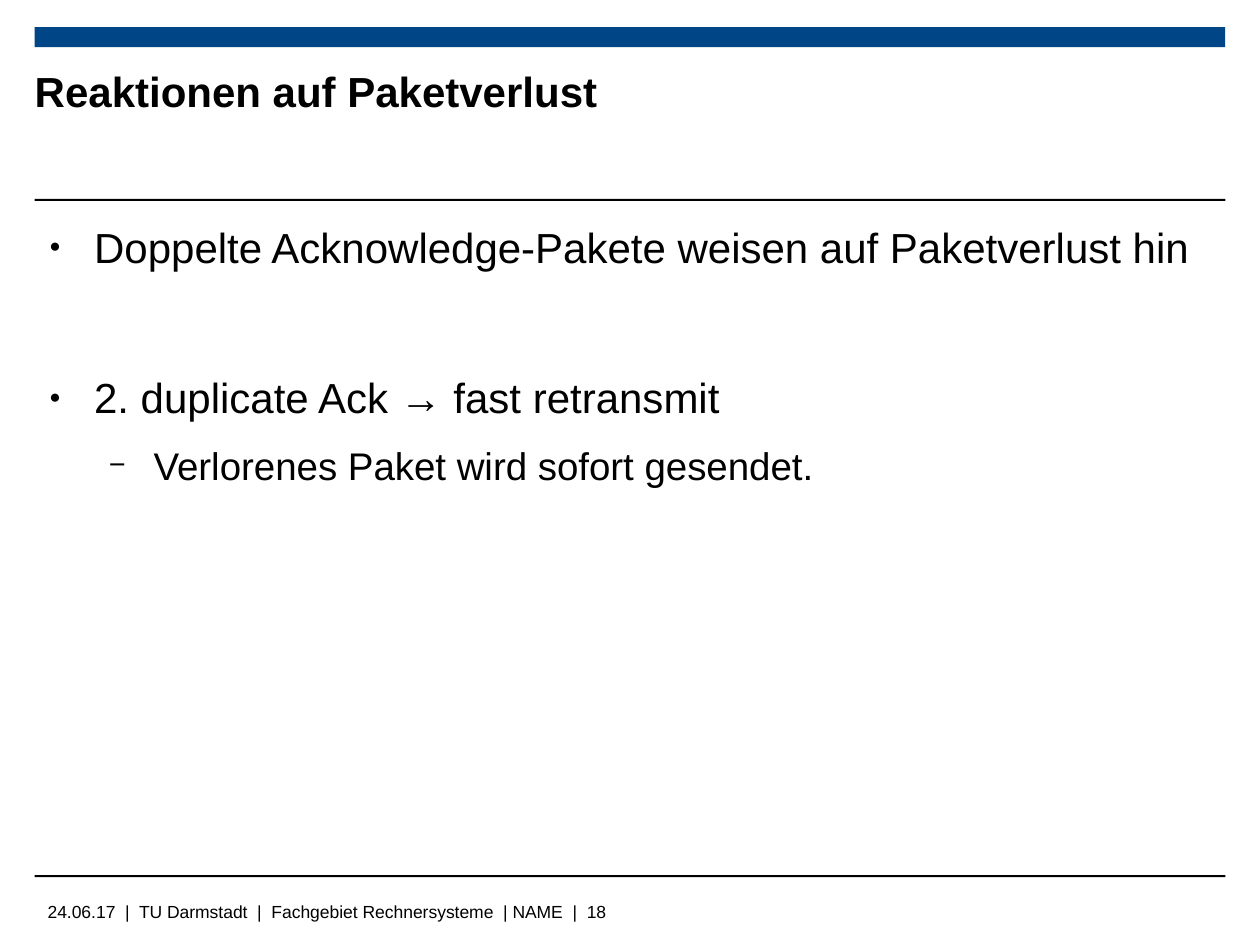
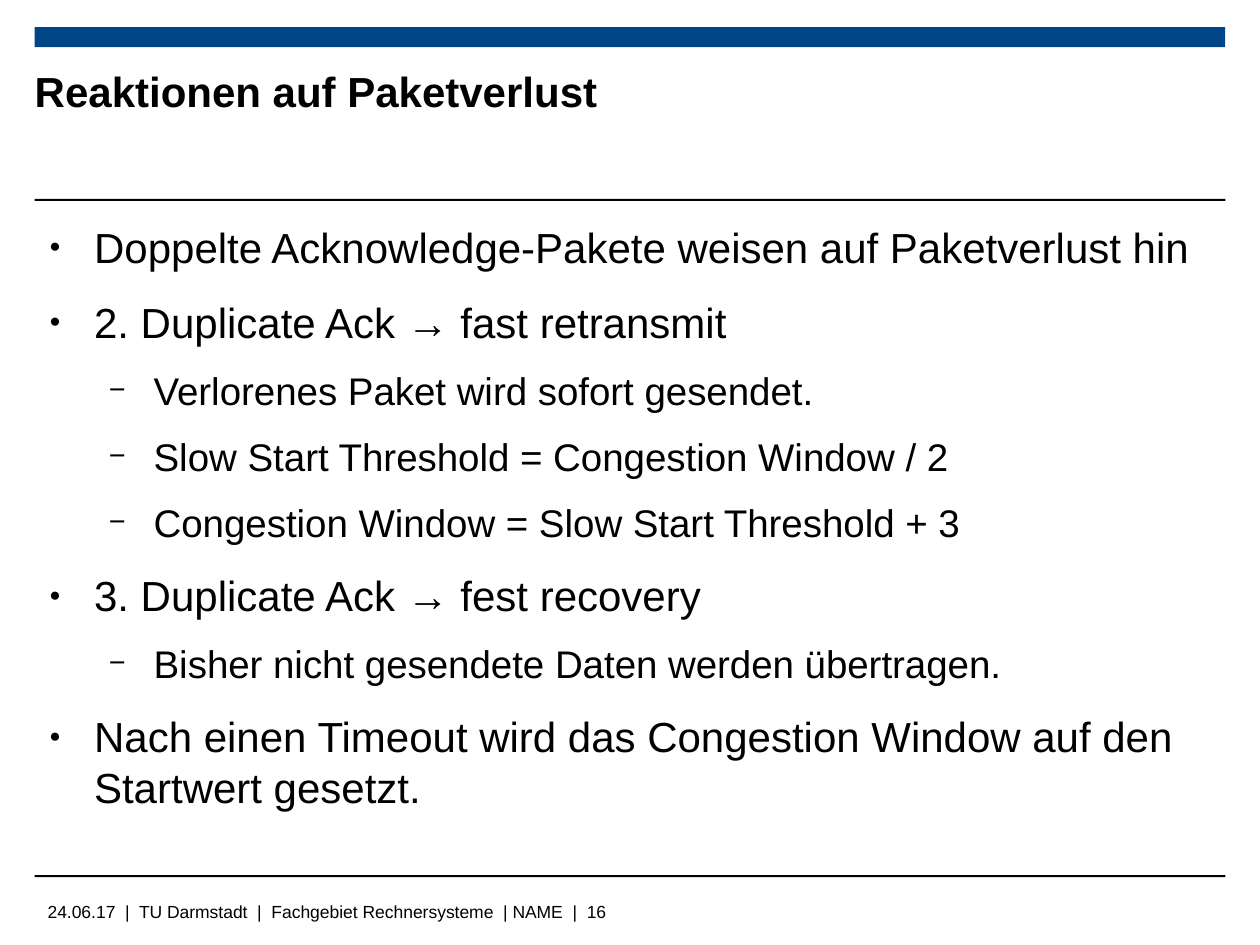
Before and after one commit to Wiero/Bachelorarbeit, a slide deck: slide 16 of Bachelorpräsenation.odp (slide 18 before the commit). Drawn at 1260x945 pixels with LibreOffice and Linux fonts; fonts in the diff are those of the drawing; background and template pictures are left out. Boxes give left, top, right and bottom in pixels: in the first picture for what was removed or moved away, otherwise in the second. Text is boxed around its words. In the diff, an @@ line names an element or a change of style, - is before the commit and + after.

```diff
--- a/Bachelorpräsenation.odp
+++ b/Bachelorpräsenation.odp
@@ text at [94,307,727,346]: text changed @@
-● 2. duplicate Ack → fast retransmit
+● 2. Duplicate Ack → fast retransmit
@@ text at [94,443,1172,811]: paragraphs added @@
+  − Slow Start Threshold = Congestion Window / 2
+  − Congestion Window = Slow Start Threshold + 3
+● 3. Duplicate Ack → fest recovery
+  − Bisher nicht gesendete Daten werden übertragen.
+● Nach einen Timeout wird das Congestion Window auf den Startwert gesetzt.
@@ text at [48,905,606,922]: text changed @@
-24.06.17 | TU Darmstadt | Fachgebiet Rechnersysteme | NAME | 18
+24.06.17 | TU Darmstadt | Fachgebiet Rechnersysteme | NAME | 16
```
Also in this commit, not shown: 1 other slide changed, 3 slides added, 5 slides removed, 1 other file.
